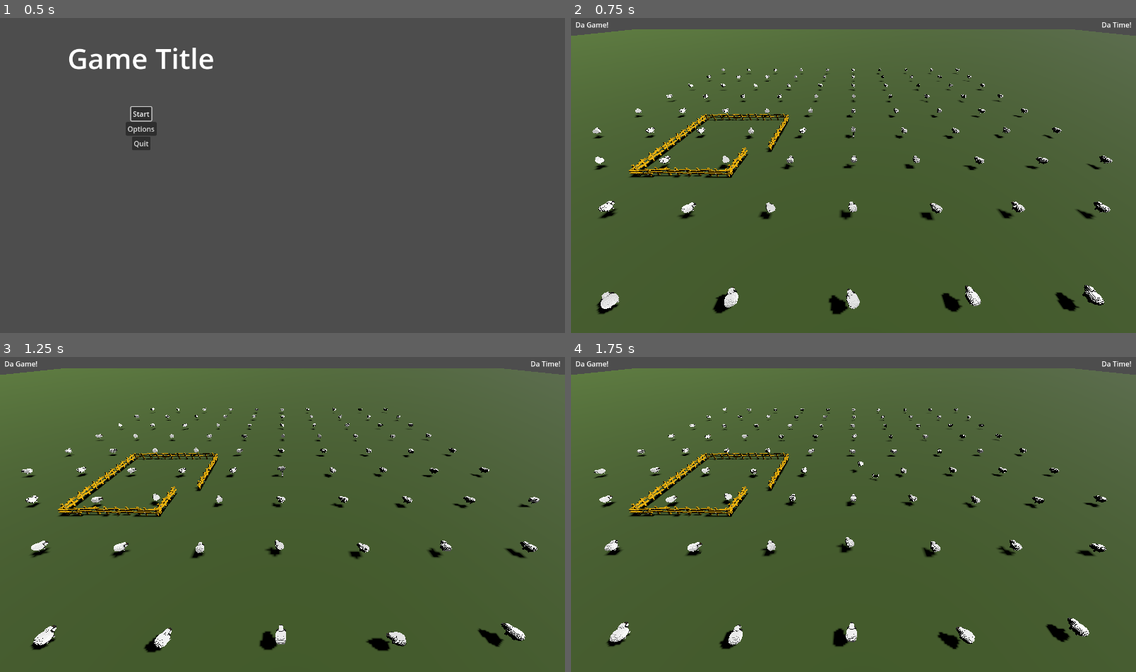
Above: before the commit, frames 1-4 (two rows, left to right).
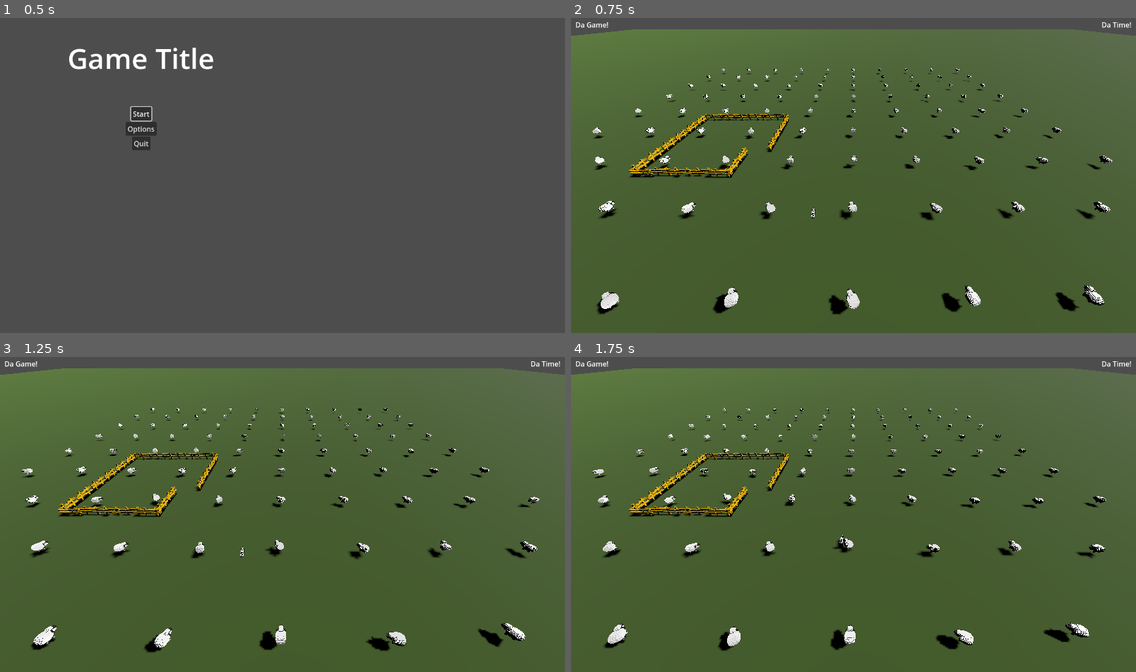
Above: after the commit, the same moments.

Repository: hunttis/ld-58
Game: Godot game, scene res://assets/scenes/master.tscn
Two runs of this game, one before a commit and one after it. Both use one fixed random seed, a clock stepped at 60 frames per second and the inputs below.
Inputs (mouse positions are in pixels of both pictures, inside the frame that each line leads up to):
- Up to frame 1 (0.5 s): no input
- Up to frame 2 (0.75 s): click "Start" at 0.5 s
- Up to frame 3 (1.25 s): no input
- Up to frame 4 (1.75 s): move the mouse to (977, 498) at 1.27 s; click (977, 498) at 1.35 s

Frame 1 is identical in both runs. In frame 2, less than 0.1% of the frame differs, in the area x 4-91%, y 16-92%; in frame 3, less than 0.1%; in frame 4, 2.1%, in the area x 3-95%, y 16-94%.

Commit message:
fix dog position

Diff:
--- a/assets/scenes/game.tscn
+++ b/assets/scenes/game.tscn
@@ -22,3 +22,4 @@
 [node name="Laidun" parent="." instance=ExtResource("4_cb5na")]
 
 [node name="Dog" parent="." instance=ExtResource("4_j62u1")]
+transform = Transform3D(1, 0, 0, 0, 1, 0, 0, 0, 1, -5, 0, 20)
